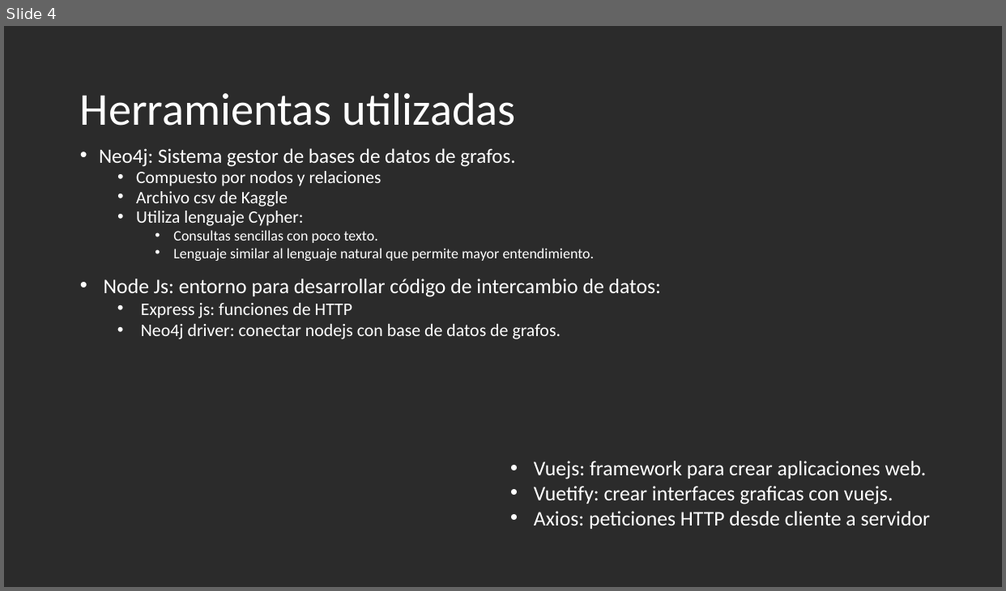
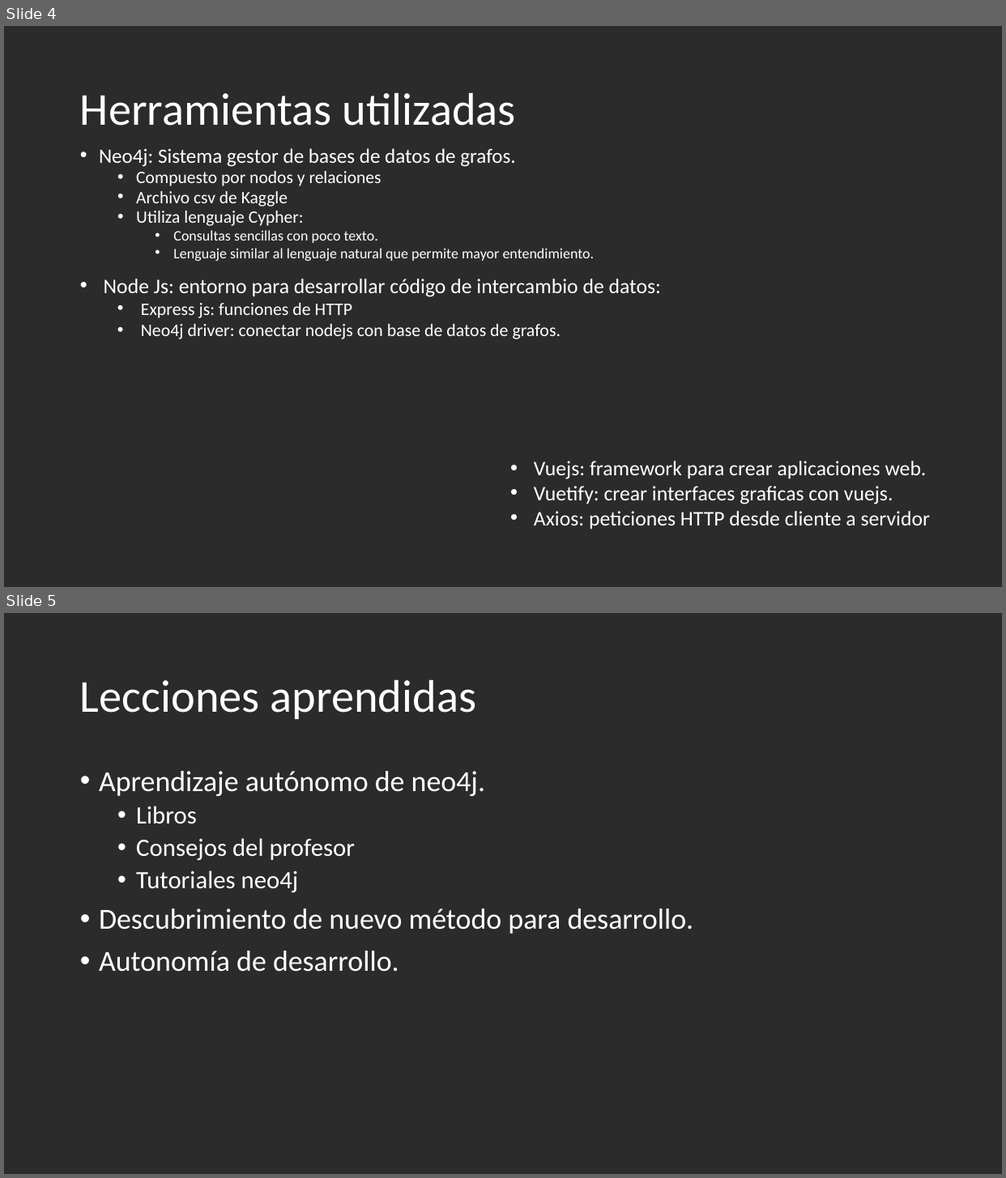
Before and after one commit to adelrf01/Bussiness-Intelligence, a slide deck: Presentacion FutbolFichajes.pptx. Shown one above the other, each under a label of ours: slide 4 before the commit, slides 4 and 5 after it. The pictures are 1006x591 and 1006x1178 pixels, drawn with LibreOffice and Linux fonts; fonts in the diff are those of the drawing; background and template pictures are left out; a plain dark background stands for a picture behind light text. Boxes give left, top, right and bottom in pixels: in the first picture for what was removed or moved away, otherwise in the second. Text is boxed around its words. In the diff, an @@ line names an element or a change of style, - is before the commit and + after.

Commit message:
Añadido lecciones aprendidas

```diff
--- a/Presentacion FutbolFichajes.pptx
+++ b/Presentacion FutbolFichajes.pptx
@@ slide 5 added at [4, 613, 1002, 1174], background picture (left out) @@
@@ title added at [80, 679, 477, 719], 44 pt, text #FFFFFF @@
+Lecciones aprendidas
@@ text added at [99, 771, 694, 972], 28 pt, text #FFFFFF @@
+• Aprendizaje autónomo de neo4j.
+  • Libros
+  • Consejos del profesor
+  • Tutoriales neo4j
+• Descubrimiento de nuevo método para desarrollo.
+• Autonomía de desarrollo.
```
Also in this commit, not shown: 1 other file.
